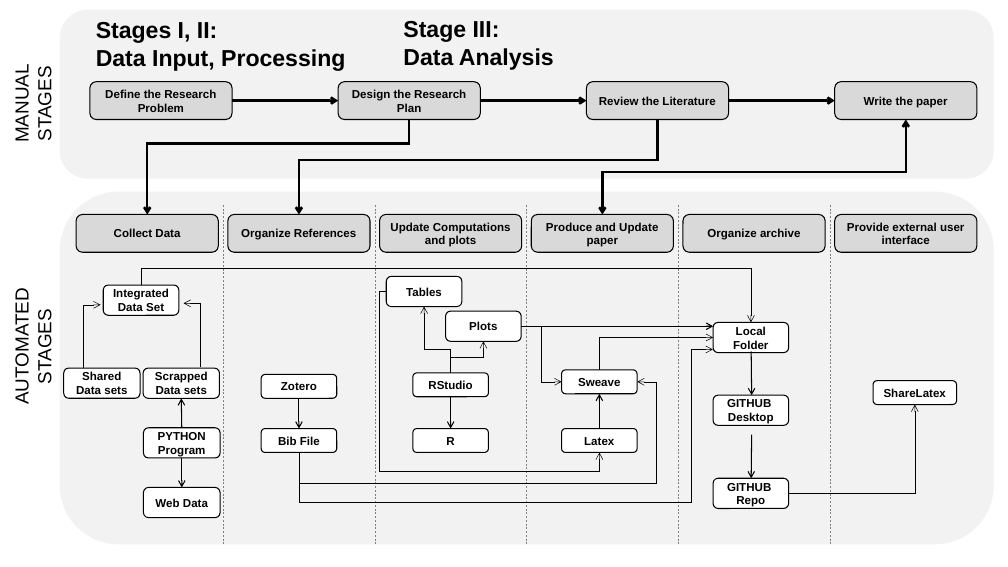
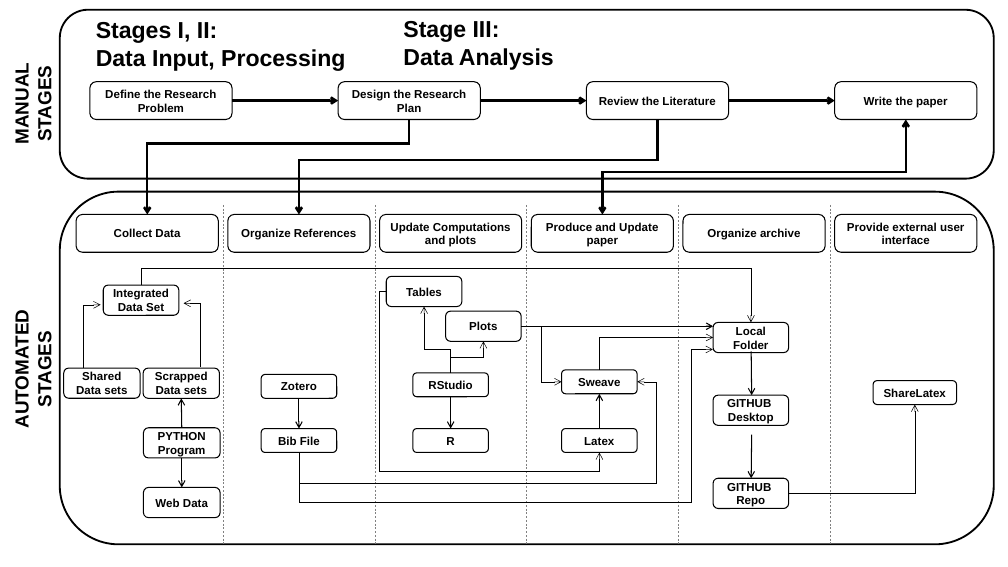
Before and after one commit to BIDS/repro-case-studies, a slide deck: slide 1 of case-studies/jmMagallanes.pptx. Drawn at 1008x567 pixels with LibreOffice and Linux fonts; fonts in the diff are those of the drawing. Boxes give left, top, right and bottom in pixels: in the first picture for what was removed or moved away, otherwise in the second. Text is boxed around its words. In the diff, an @@ line names an element or a change of style, - is before the commit and + after.

```diff
--- a/case-studies/jmMagallanes.pptx
+++ b/case-studies/jmMagallanes.pptx
@@ rounded rectangle at (60,10,994,178): fill #F2F2F2 to none; outline none to #000000 1.75 pt @@
@@ text "MANUAL STAGES" at (12,71,55,143): letter outline #808080 0.75 pt to none, bold on @@
@@ rounded rectangle at (60,192,994,544): fill #F2F2F2 to none; outline none to #000000 1.75 pt @@
@@ fill #D9D9D9 to none in 10 elements at (90,82,232,119), (338,82,480,119), (587,82,729,119), (835,82,977,119), (76,215,219,253), (228,215,370,253), (380,215,522,253), (532,215,674,253), (683,215,825,253), (835,215,977,253) @@
@@ text "AUTOMATED STAGES" at (12,321,55,426): letter outline #808080 0.75 pt to none, bold on @@
@@ text "AUTOMATED STAGES": place and size @@
-text "AUTOMATED STAGES" at (12,299,55,402)
+text "AUTOMATED STAGES" at (12,321,55,426)
```
Also in this commit, not shown: 1 other file.
